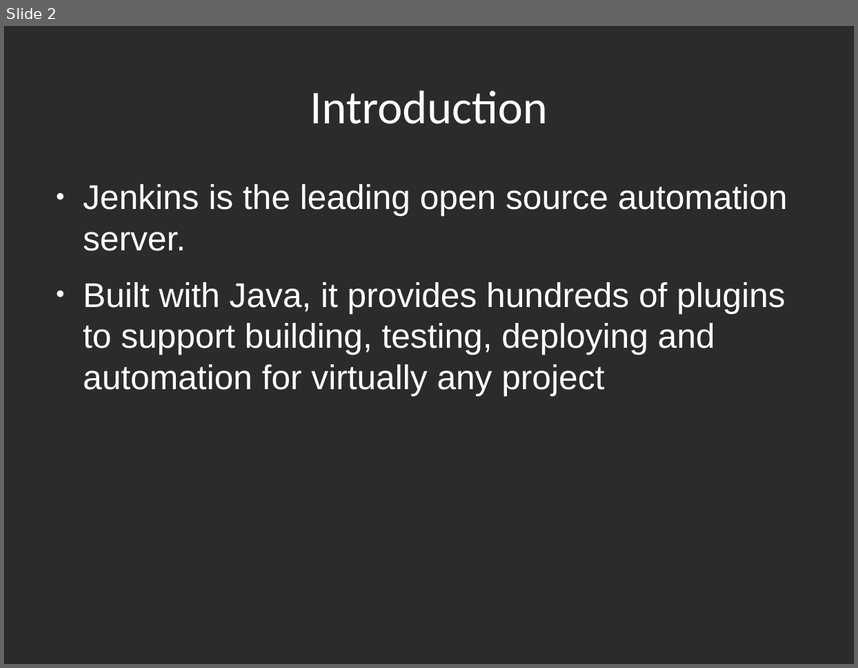
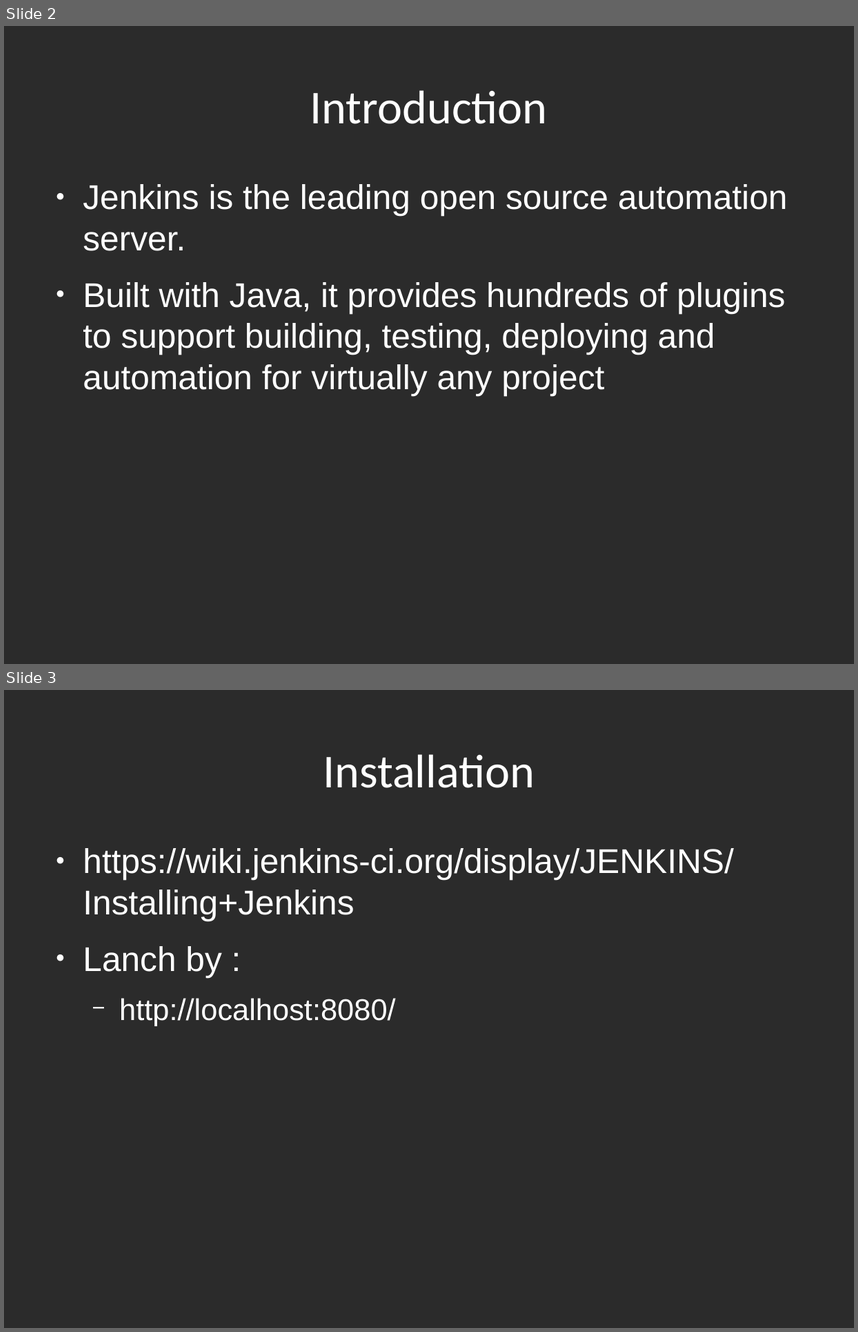
Before and after one commit to shikha-desai/Internship_PreWork, a slide deck: Tools/Jenkins/Jenkins_Notes.odp. Shown one above the other, each under a label of ours: slide 2 before the commit, slides 2 and 3 after it. The pictures are 858x668 and 858x1332 pixels, drawn with LibreOffice and Linux fonts; fonts in the diff are those of the drawing; background and template pictures are left out; a plain dark background stands for a picture behind light text. Boxes give left, top, right and bottom in pixels: in the first picture for what was removed or moved away, otherwise in the second. Text is boxed around its words. In the diff, an @@ line names an element or a change of style, - is before the commit and + after.

```diff
--- a/Tools/Jenkins/Jenkins_Notes.odp
+++ b/Tools/Jenkins/Jenkins_Notes.odp
@@ slide 3 added at [4, 690, 854, 1328], background picture (left out) @@
@@ title added at [323, 754, 535, 788], 44 pt, text #FFFFFF @@
+Installation
@@ text added at [83, 848, 733, 1026], 32 pt, text #FFFFFF @@
+● https://wiki.jenkins-ci.org/display/JENKINS/Installing+Jenkins
+● Lanch by :
+  − http://localhost:8080/
```
Also in this commit, not shown: 1 slide changed, 3 other slides added, 3 other files.
